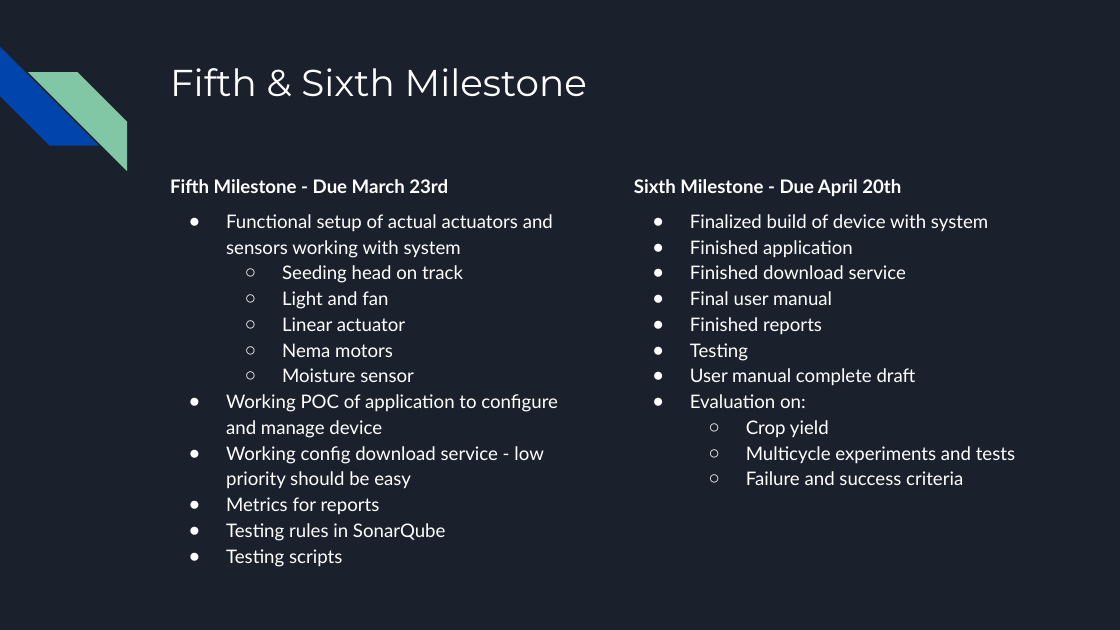
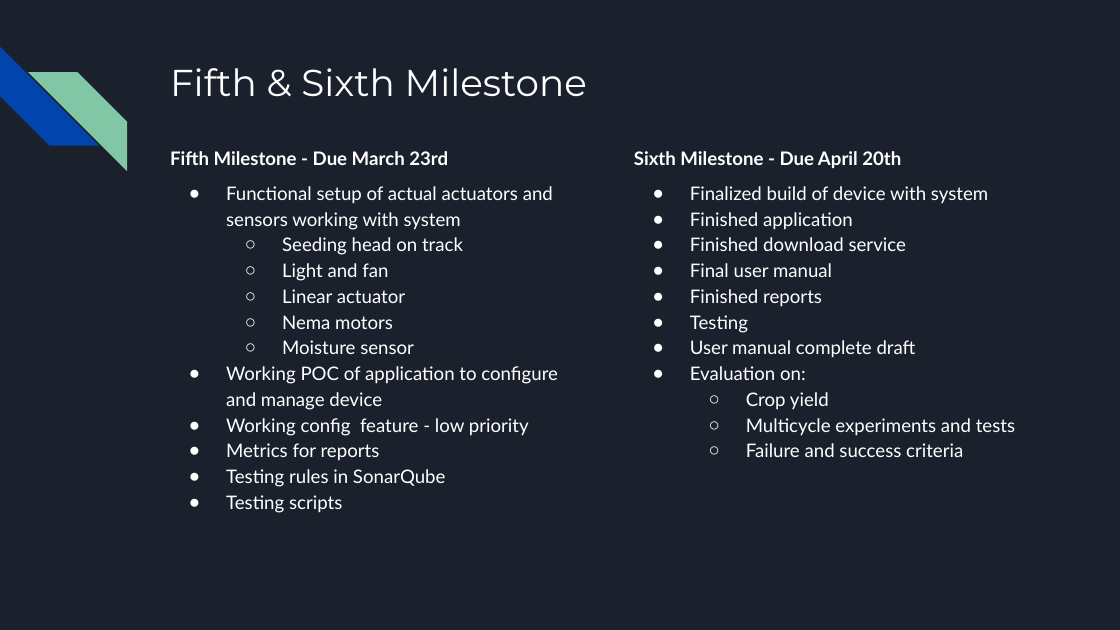
Before and after one commit to killsap/automated-multi-cycle-farming-in-space-website, a slide deck: slide 15 of docs/ProjectPlanPresentation2ndSemester.pptx (slide 11 before the commit). Drawn at 1120x630 pixels with LibreOffice and Linux fonts; fonts in the diff are those of the drawing. Boxes give left, top, right and bottom in pixels: in the first picture for what was removed or moved away, otherwise in the second. Text is boxed around its words. In the diff, an @@ line names an element or a change of style, - is before the commit and + after.

```diff
--- a/docs/ProjectPlanPresentation2ndSemester.pptx
+++ b/docs/ProjectPlanPresentation2ndSemester.pptx
@@ text "Fifth Milestone - Due March ..." moved from (x1=170, y1=179, x2=558, y2=567) to (x1=170, y1=151, x2=558, y2=487) @@
@@ text "Sixth Milestone - Due April ..." moved from (x1=634, y1=179, x2=1015, y2=485) to (x1=634, y1=151, x2=1015, y2=457) @@
@@ text at (x1=226, y1=418, x2=529, y2=436): text changed @@
-● Working config download service - low priority should be easy
+● Working config feature - low priority
```
Also in this commit, not shown: 8 other slides changed, 6 slides added, 1 slide removed.
